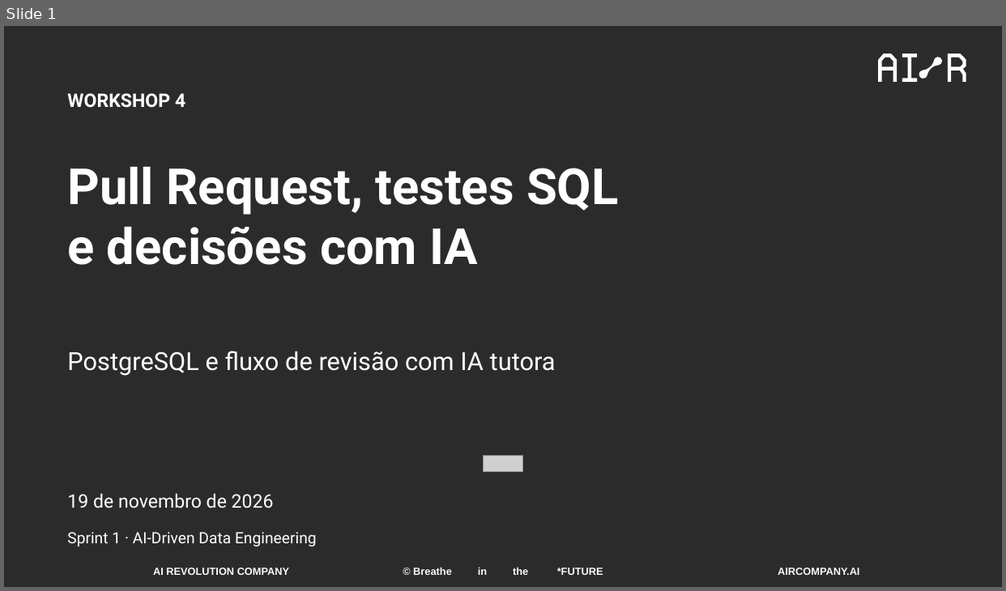
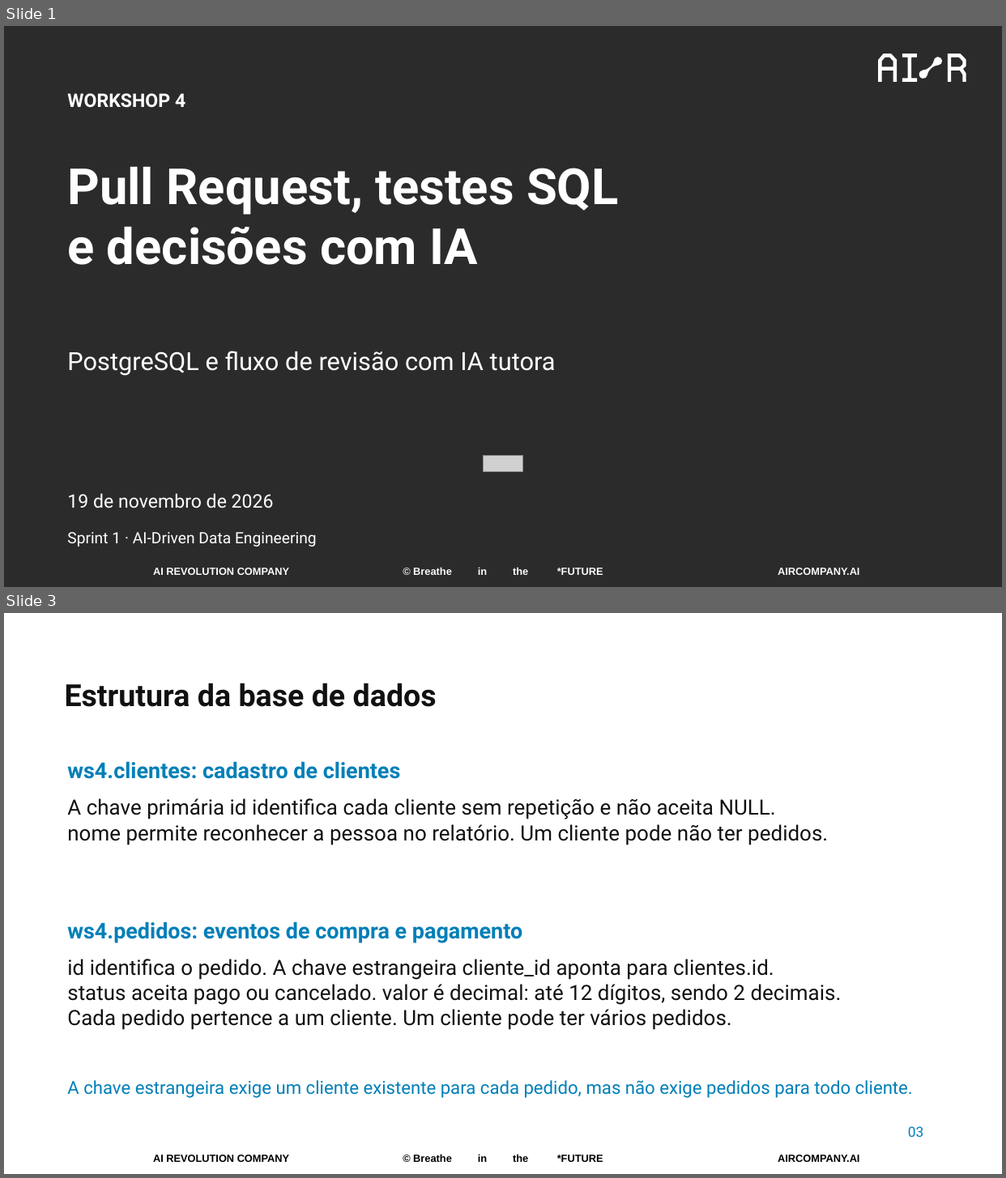
Before and after one commit to pedropalmieri/workshop4-pr-sql-ia, a slide deck: materiais/Workshop4-19nov2026.pptx. Shown one above the other, each under a label of ours: slide 1 before the commit, slides 1 and 3 after it; the slides between them are not shown. The pictures are 1006x591 and 1006x1178 pixels, drawn with LibreOffice and Linux fonts; fonts in the diff are those of the drawing; grey boxes stand for pictures; background and template pictures are left out; a plain dark background stands for a picture behind light text. Boxes give left, top, right and bottom in pixels: in the first picture for what was removed or moved away, otherwise in the second. Text is boxed around its words. In the diff, an @@ line names an element or a change of style, - is before the commit and + after.

Commit message:
Amplia teoria do caso, SQL, performance e contexto para IA

```diff
--- a/materiais/Workshop4-19nov2026.pptx
+++ b/materiais/Workshop4-19nov2026.pptx
@@ slide 3 added at (4, 613, 1002, 1174), background #FFFFFF; not listed: 3 template elements that a slide beside it also shows @@
@@ text added at (65, 683, 437, 707), 29.2 pt, text #111111, bold @@
+Estrutura da base de dados
@@ text added at (67, 761, 401, 779), 21 pt, text #007FB8, bold @@
+ws4.clientes: cadastro de clientes
@@ text added at (67, 798, 828, 845), 20.2 pt, text #111111 @@
+A chave primária id identifica cada cliente sem repetição e não aceita NULL.
+nome permite reconhecer a pessoa no relatório. Um cliente pode não ter pedidos.
@@ text added at (67, 922, 522, 943), 21 pt, text #007FB8, bold @@
+ws4.pedidos: eventos de compra e pagamento
@@ text added at (67, 959, 842, 1030), 20.2 pt, text #111111 @@
+id identifica o pedido. A chave estrangeira cliente_id aponta para clientes.id.
+status aceita pago ou cancelado. valor é decimal: até 12 dígitos, sendo 2 decimais.
+Cada pedido pertence a um cliente. Um cliente pode ter vários pedidos.
@@ text added at (67, 1080, 913, 1098), 17.2 pt, text #007FB8 @@
+A chave estrangeira exige um cliente existente para cada pedido, mas não exige pedidos para todo cliente.
@@ text added at (908, 1127, 923, 1137), 13.5 pt, text #007FB8 @@
+03
```
Also in this commit, not shown: 3 slides changed, 19 other slides added, 11 slides removed.
